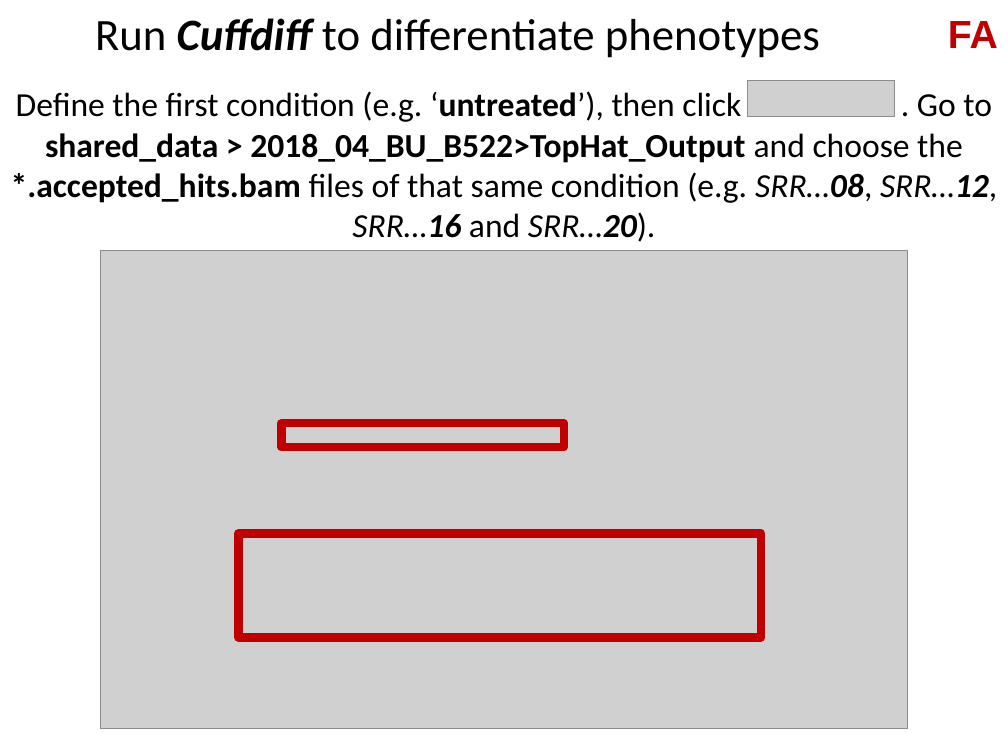
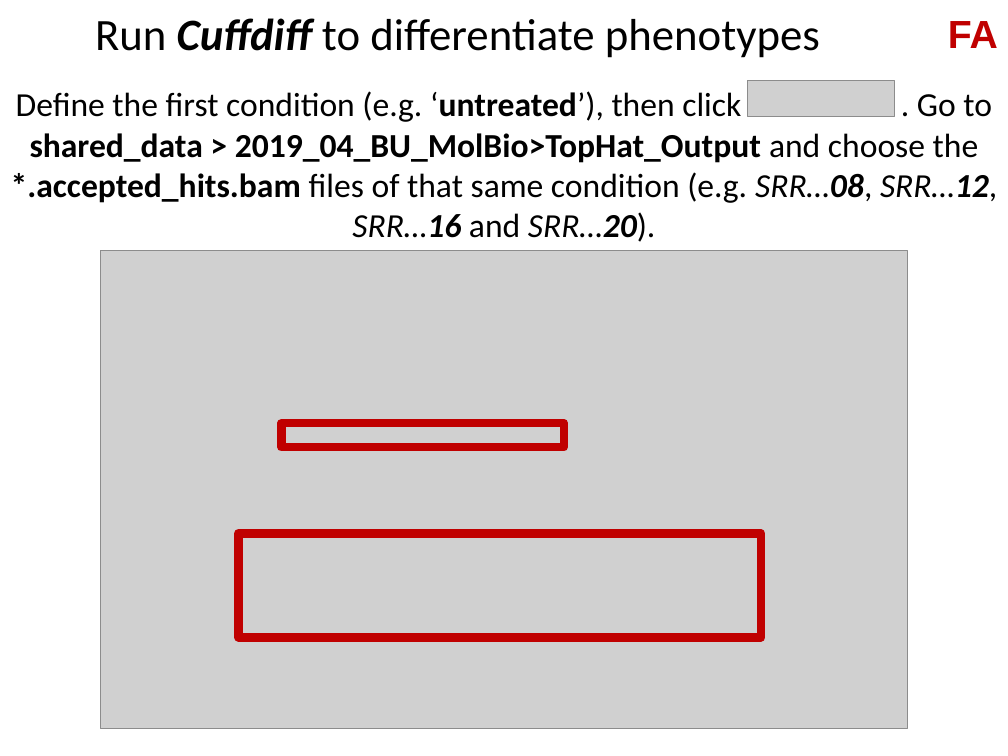
Before and after one commit to genepattern/tutorial-materials, a slide deck: slide 31 of BU_MolBio_RNAseq_in_GP_workshop/slides/2019-04-04_04_GPWorkshop_RNA-Seq in GenePattern.pptx. Drawn at 1008x756 pixels with LibreOffice and Linux fonts; fonts in the diff are those of the drawing; grey boxes stand for pictures. Boxes give left, top, right and bottom in pixels: in the first picture for what was removed or moved away, otherwise in the second. Text is boxed around its words. In the diff, an @@ line names an element or a change of style, - is before the commit and + after.

```diff
--- a/BU_MolBio_RNAseq_in_GP_workshop/slides/2019-04-04_04_GPWorkshop_RNA-Seq in GenePattern.pptx
+++ b/BU_MolBio_RNAseq_in_GP_workshop/slides/2019-04-04_04_GPWorkshop_RNA-Seq in GenePattern.pptx
@@ text at box(11, 91, 997, 242): text changed @@
-Define the first condition (e.g. ‘untreated’), then click . Go to shared_data > 2018_04_BU_B522>TopHat_Output and choose the *.accepted_hits.bam files of that same condition (e.g. SRR…08, SRR…12, SRR…16 and SRR…20).
+Define the first condition (e.g. ‘untreated’), then click . Go to shared_data > 2019_04_BU_MolBio>TopHat_Output and choose the *.accepted_hits.bam files of that same condition (e.g. SRR…08, SRR…12, SRR…16 and SRR…20).
```
Also in this commit, not shown: 4 other slides changed.
